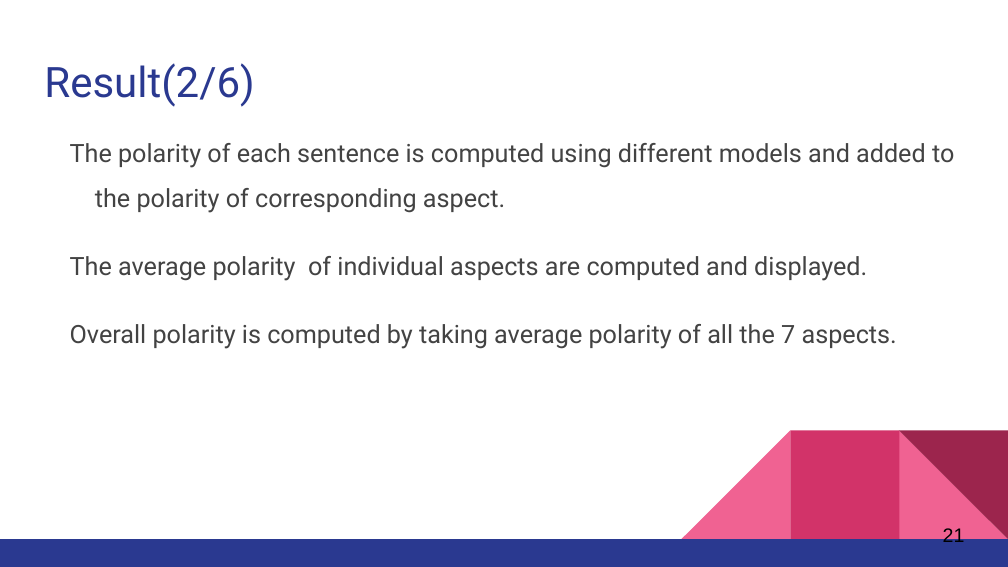
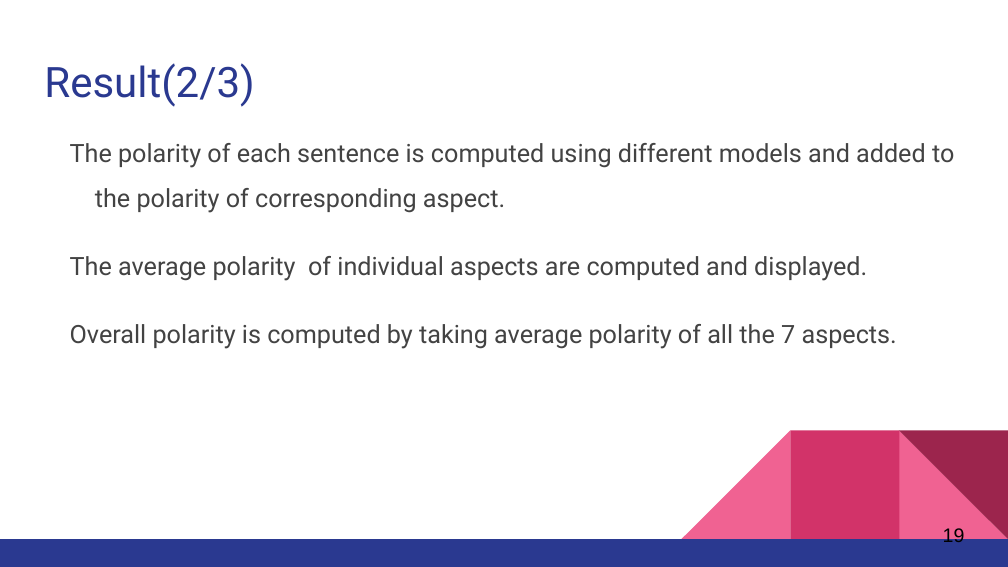
Before and after one commit to pranavshenoy/job_analysis, a slide deck: slide 19 of Presentation/final_presentation.pptx (slide 21 before the commit). Drawn at 1008x567 pixels with LibreOffice and Linux fonts; fonts in the diff are those of the drawing. Boxes give left, top, right and bottom in pixels: in the first picture for what was removed or moved away, otherwise in the second. Text is boxed around its words. In the diff, an @@ line names an element or a change of style, - is before the commit and + after.

```diff
--- a/Presentation/final_presentation.pptx
+++ b/Presentation/final_presentation.pptx
@@ title at [44,63,254,107]: text changed @@
-Result(2/6)
+Result(2/3)
@@ page number at [943,526,965,546]: text changed @@
-21
+19
```
Also in this commit, not shown: 11 other slides changed, 7 slides added, 8 slides removed, 26 other files.
